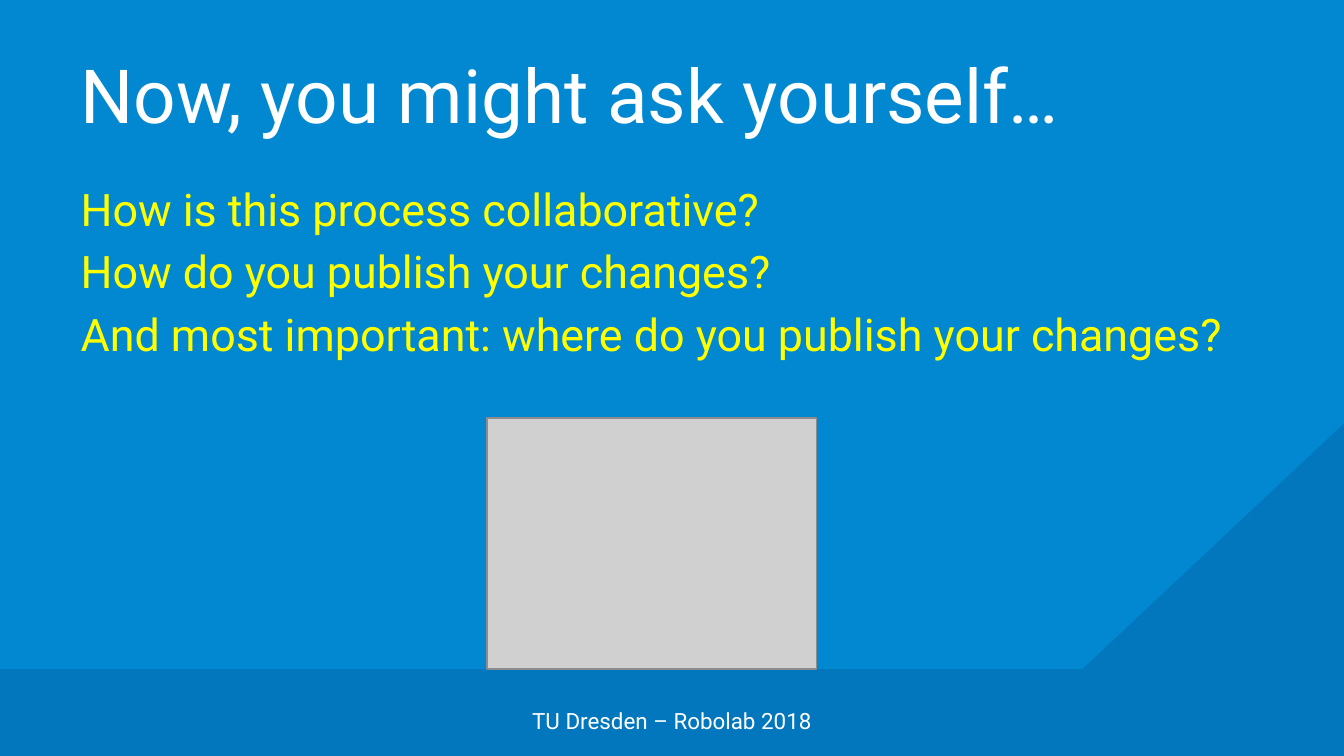
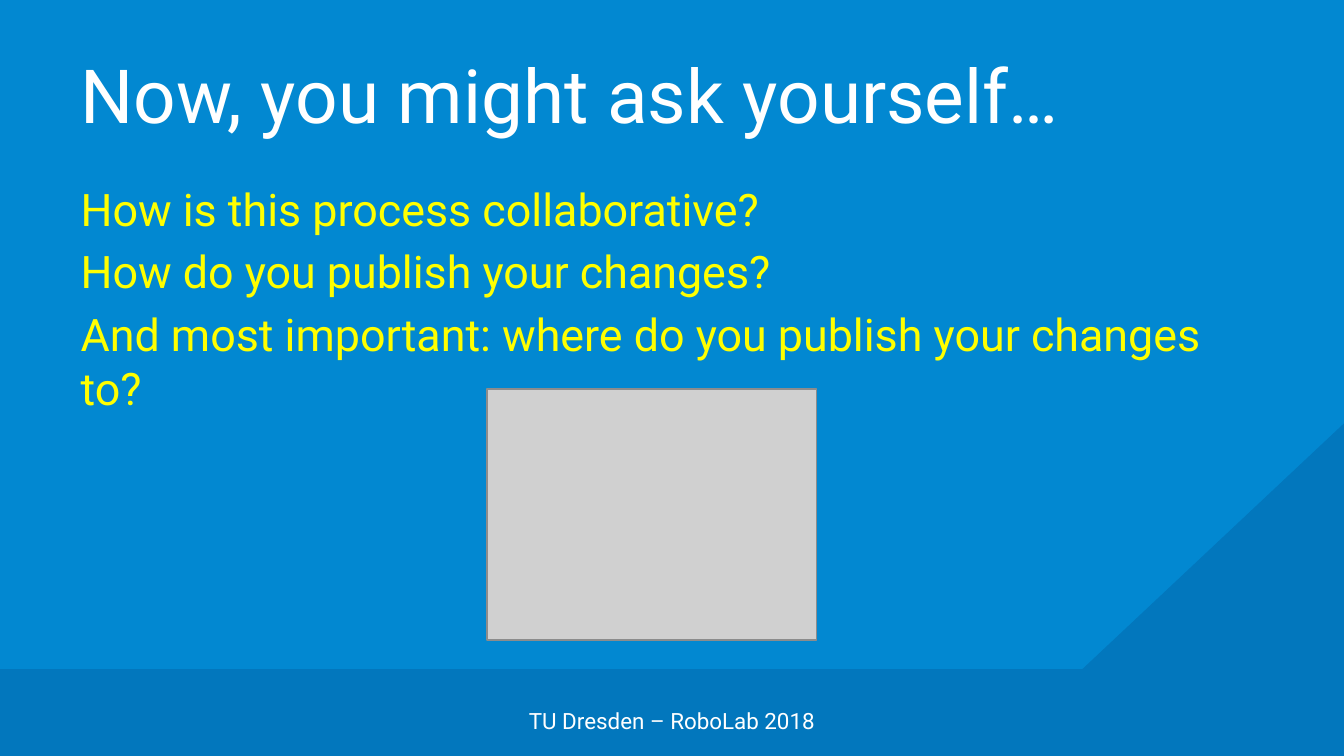
Before and after one commit to edisontrent1337/gitslides, a slide deck: slide 24 of Git.pptx (slide 21 before the commit). Drawn at 1344x756 pixels with LibreOffice and Linux fonts; fonts in the diff are those of the drawing; grey boxes stand for pictures; background and template pictures are left out. Boxes give left, top, right and bottom in pixels: in the first picture for what was removed or moved away, otherwise in the second. Text is boxed around its words. In the diff, an @@ line names an element or a change of style, - is before the commit and + after.

```diff
--- a/Git.pptx
+++ b/Git.pptx
@@ text at box(81, 317, 1200, 406): text changed @@
-And most important: where do you publish your changes?
+And most important: where do you publish your changes to?
@@ picture: place and size @@
-picture at box(487, 418, 816, 669)
+picture at box(487, 390, 816, 641)
@@ text at box(529, 712, 814, 730): text changed @@
-TU Dresden – Robolab 2018
+TU Dresden – RoboLab 2018
```
Also in this commit, not shown: 28 other slides changed, 21 slides added, 1 slide removed.
